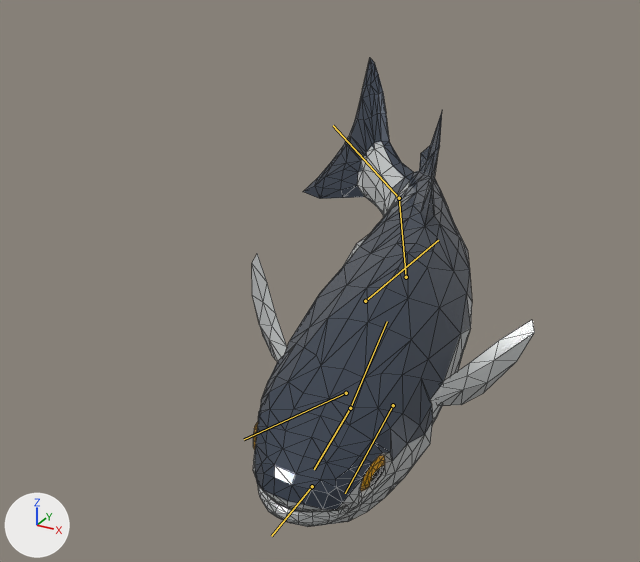
One commit to the glTF model frontend/fishbowl-sample/low_poly_mugil/scene.gltf: the scene before it, then after it.
Camera for both pictures: a 50 mm lens placed at (0.216, -0.451, 0.233), pointed at (-0.052, 0.035, -0.01). The lights are fixed; the arrows at lower left show +X, +Y and +Z. Both versions are drawn at frame 57 of the action 'Scene'; the numbers are the values there. The bones that bend it are drawn over the model as lines. Mesh edges are drawn as thin lines.
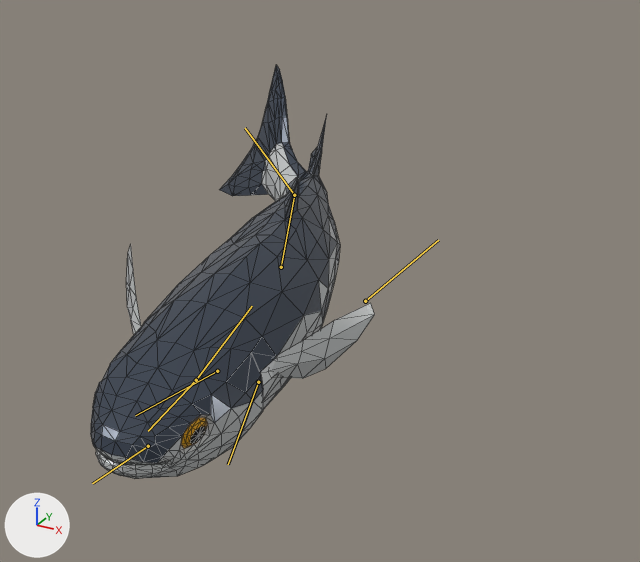
What the commit changed:
Bone 'Head_00' (bone_head_00) moves from (-0.05, -0.118, -0.12) to (0.048, -0.133, -0.112).

Location of each change, (x1, y1, x2, y2) in pixels of the pictures (640 x 562 px):
'Object_15', posed (12% shorter): before (252, 58, 535, 527); after (91, 65, 375, 479)
bone 'Head_00', root to tip: before (350, 408) to (314, 469); after (196, 380) to (148, 431)
